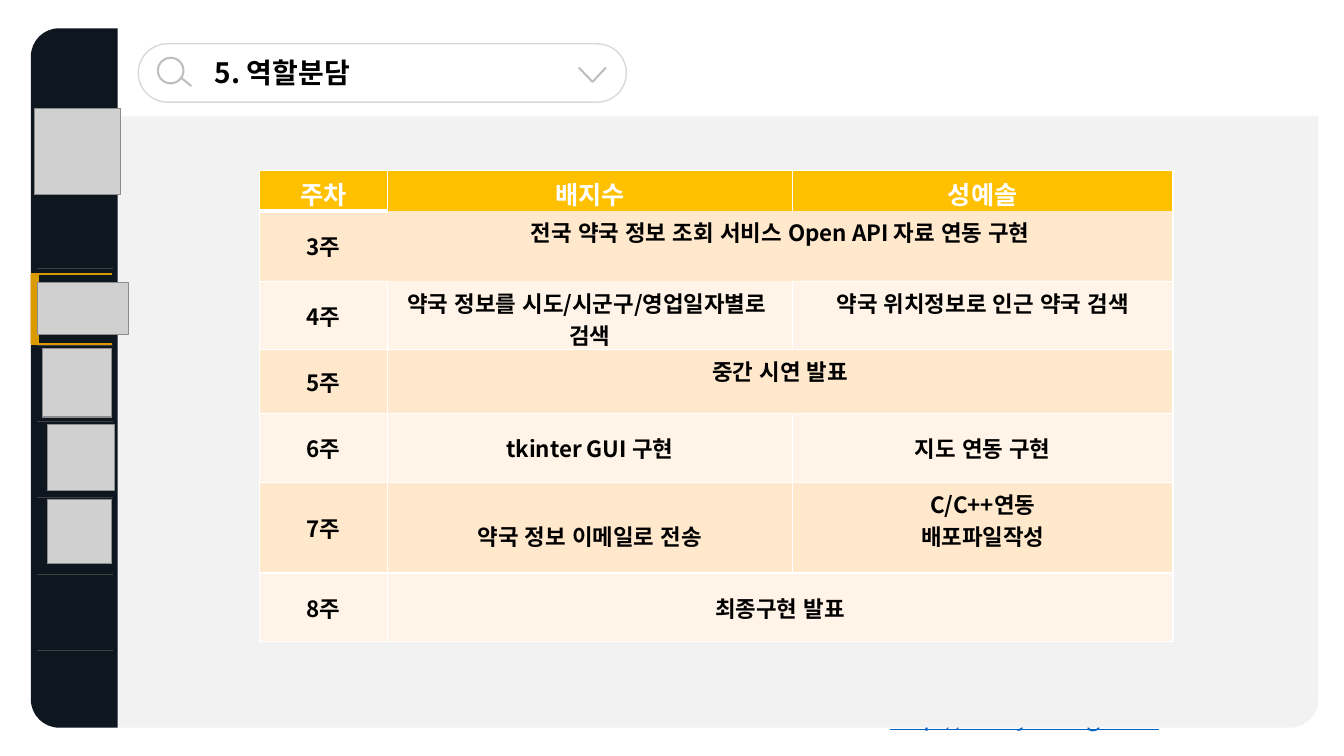
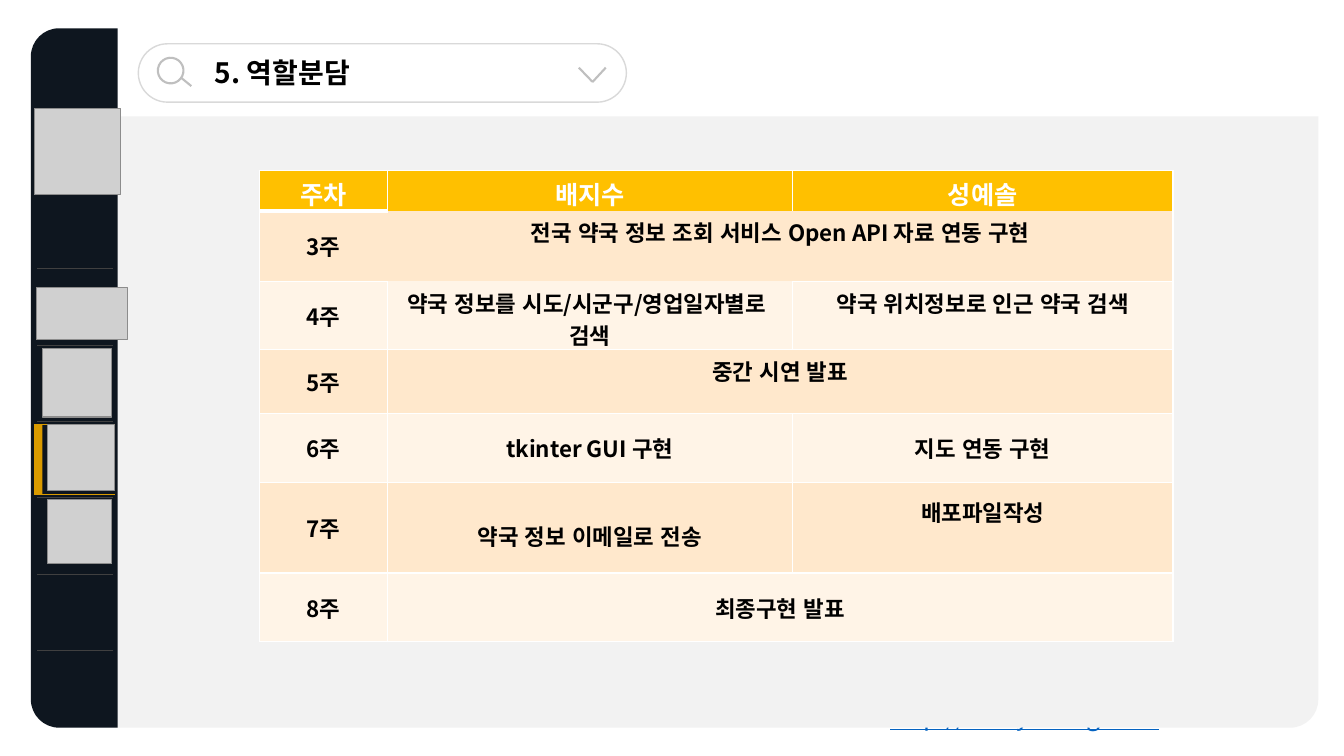
Before and after one commit to baejisoo/PharmacyManager, a slide deck: slide 5 of 스크립트언어기획발표.pptx. Drawn at 1344x756 pixels with LibreOffice and Linux fonts; fonts in the diff are those of the drawing; grey boxes stand for pictures; background and template pictures are left out. Boxes give left, top, right and bottom in pixels: in the first picture for what was removed or moved away, otherwise in the second. Text is boxed around its words. In the diff, an @@ line names an element or a change of style, - is before the commit and + after.

Commit message:
ppt

```diff
--- a/스크립트언어기획발표.pptx
+++ b/스크립트언어기획발표.pptx
@@ table at (259,170,1174,664) @@
-row 6, column 3: C/C++연동 / 배포파일작성
+row 6, column 3: 배포파일작성
@@ picture: place and size @@
-picture at (37,282,128,335)
+picture at (36,287,127,340)
@@ line moved from (30, 344) - (112, 344) to (34, 424) - (115, 424) @@
@@ rectangle: place and size @@
-rectangle at (30,274,38,345)
+rectangle at (34,424,42,495)
@@ line moved from (30, 274) - (112, 274) to (34, 495) - (115, 495) @@
```
Also in this commit, not shown: 1 other slide changed.
